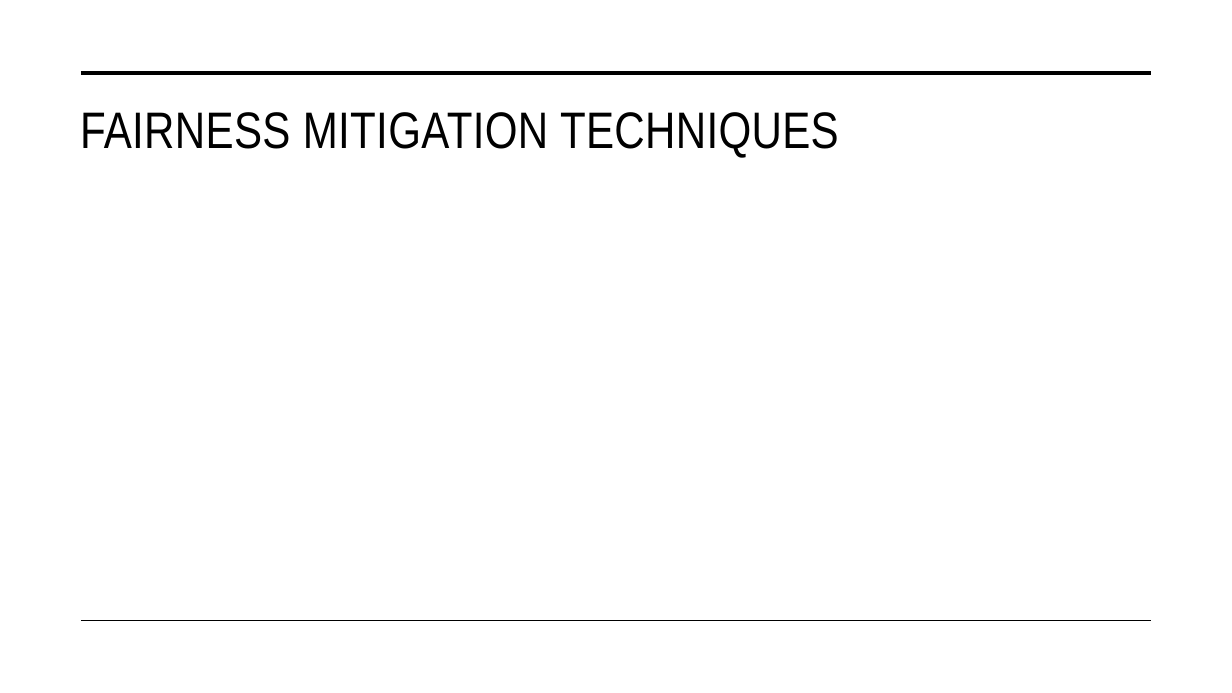
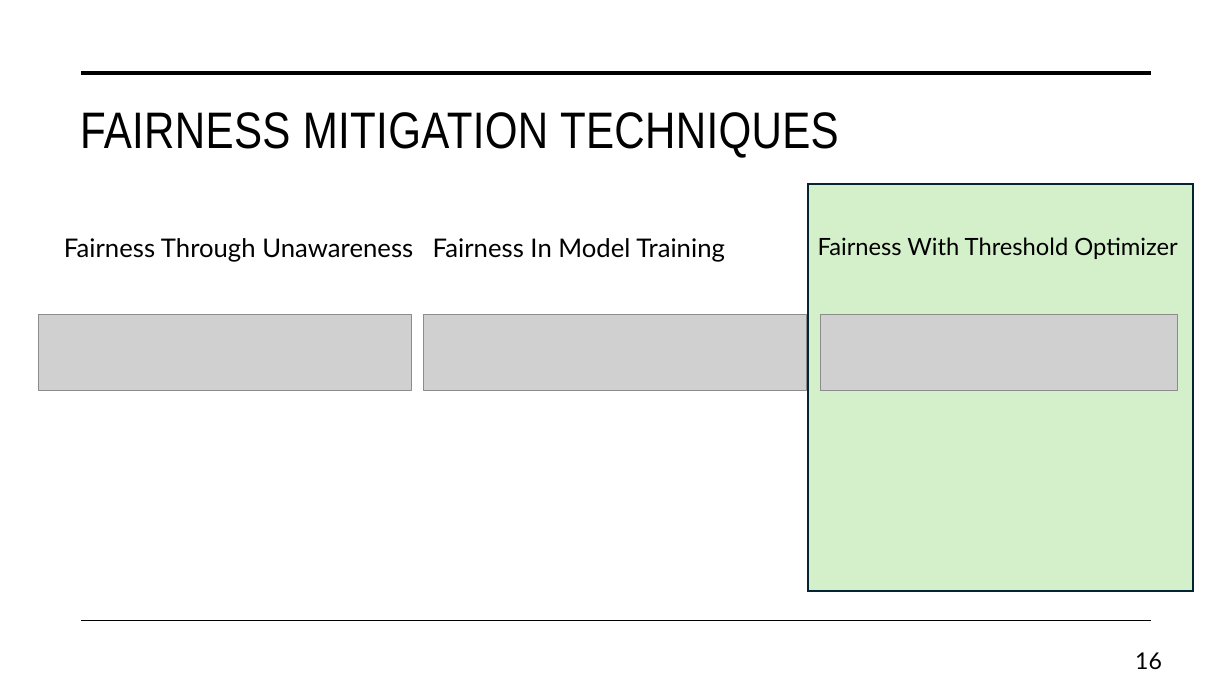
Before and after one commit to WiiLife/XAI_project, a slide deck: slide 16 of Trustworthy Autonomous Systems.pptx (slide 13 before the commit). Drawn at 1232x693 pixels with LibreOffice and Linux fonts; fonts in the diff are those of the drawing; grey boxes stand for pictures. Boxes give left, top, right and bottom in pixels: in the first picture for what was removed or moved away, otherwise in the second. Text is boxed around its words. In the diff, an @@ line names an element or a change of style, - is before the commit and + after.

```diff
--- a/Trustworthy Autonomous Systems.pptx
+++ b/Trustworthy Autonomous Systems.pptx
@@ rectangle added at (809,184,1194,591), fill #B4E5A2 at 56% opacity, outline #042433 1.5 pt @@
@@ text added at (64,238,413,262), 20 pt, text #000000 @@
+Fairness Through Unawareness
@@ text added at (433,238,725,262), 20 pt, text #000000 @@
+Fairness In Model Training
@@ text added at (818,237,1177,259), 18.5 pt, text #000000 @@
+Fairness With Threshold Optimizer
@@ picture added at (38,315,411,391) @@
@@ picture added at (423,315,806,391) @@
@@ picture added at (821,315,1177,391) @@
@@ page number added at (1135,652,1162,670), 18 pt, text #000000 @@
+16
```
Also in this commit, not shown: 17 other slides changed, 4 slides added, 1 slide removed, 2 other files.
